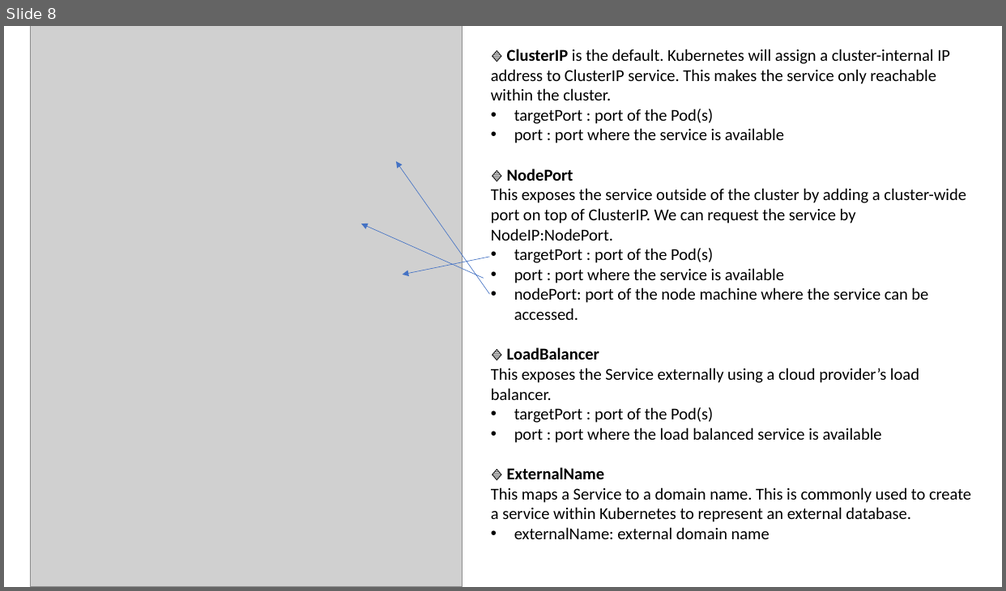
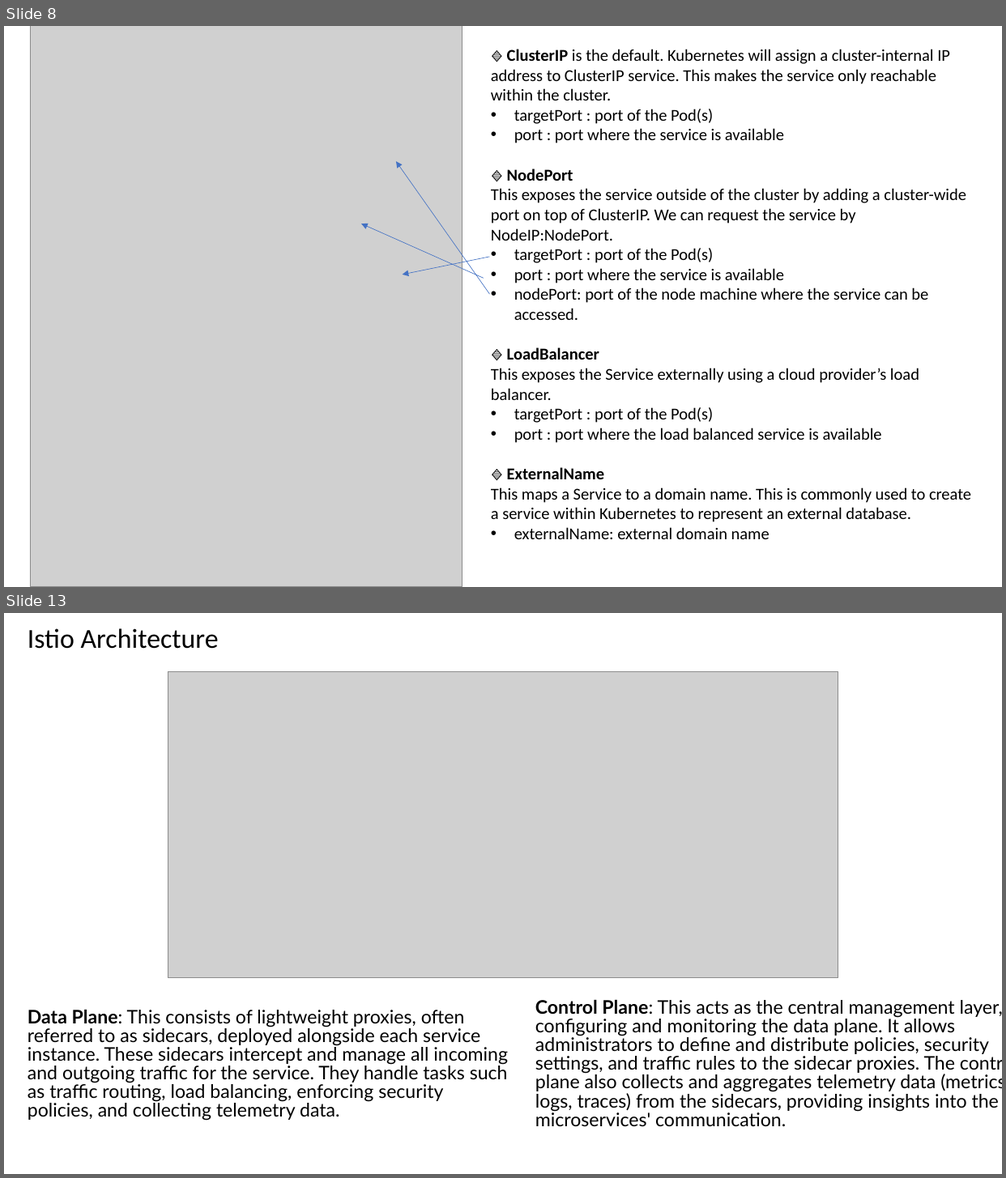
Before and after one commit to as6485/technology, a slide deck: Container Technologies.pptx. Shown one above the other, each under a label of ours: slide 8 before the commit, slides 8 and 13 after it; the slides between them are not shown. The pictures are 1006x591 and 1006x1178 pixels, drawn with LibreOffice and Linux fonts; fonts in the diff are those of the drawing; grey boxes stand for pictures. Boxes give left, top, right and bottom in pixels: in the first picture for what was removed or moved away, otherwise in the second. Text is boxed around its words. In the diff, an @@ line names an element or a change of style, - is before the commit and + after.

```diff
--- a/Container Technologies.pptx
+++ b/Container Technologies.pptx
@@ slide 13 added at (x1=4, y1=613, x2=1002, y2=1174), background #FFFFFF @@
@@ text added at (x1=27, y1=628, x2=219, y2=649), 26.4 pt, text #000000 @@
+Istio Architecture
@@ picture added at (x1=168, y1=672, x2=838, y2=978) @@
@@ text added at (x1=535, y1=999, x2=1002, y2=1127), 18 pt, text #000000 @@
+Control Plane: This acts as the central management layer, configuring and monitoring the data plane. It allows administrators to define and distribute policies, security settings, and traffic rules to the sidecar proxies. The control plane also collects and aggregates telemetry data (metrics, logs, traces) from the sidecars, providing insights into the microservices' communication.
@@ text added at (x1=27, y1=1009, x2=508, y2=1121), 18 pt, text #000000 @@
+Data Plane: This consists of lightweight proxies, often referred to as sidecars, deployed alongside each service instance. These sidecars intercept and manage all incoming and outgoing traffic for the service. They handle tasks such as traffic routing, load balancing, enforcing security policies, and collecting telemetry data.
```
Also in this commit, not shown: 1 slide changed, 5 other slides added, 1 other file.
